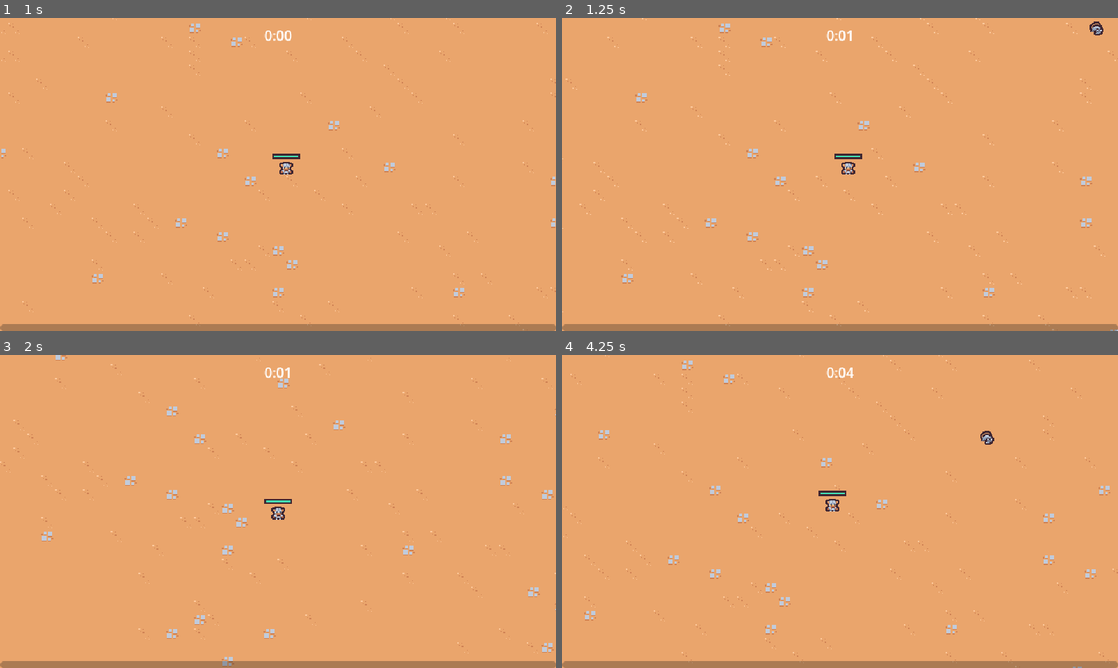
Above: before the commit, frames 1-4 (two rows, left to right).
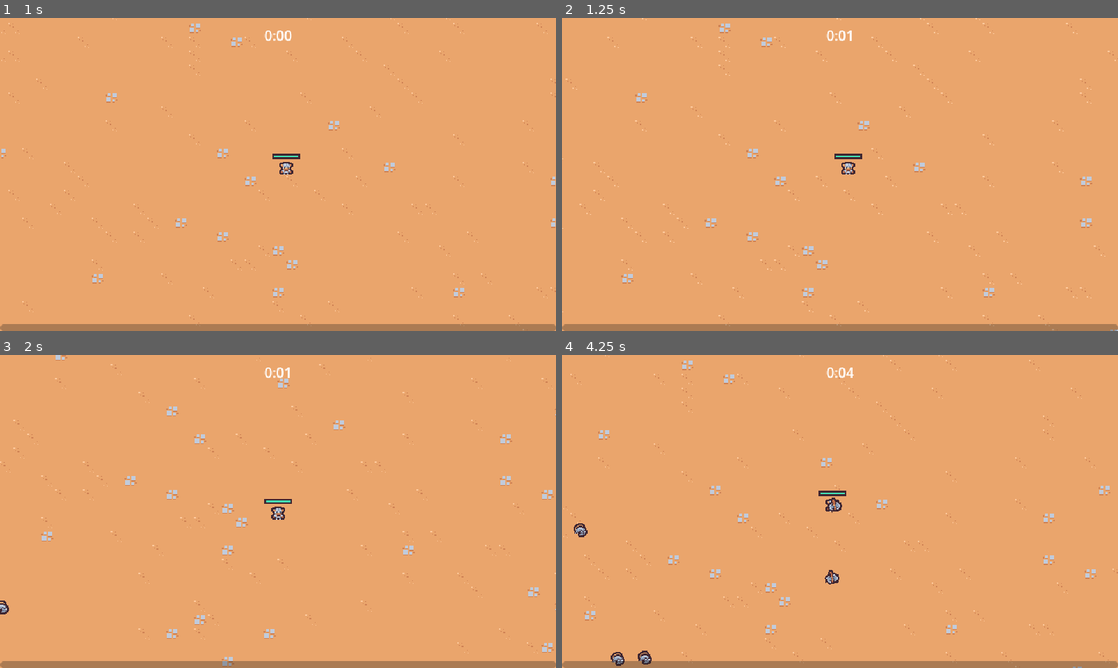
Above: after the commit, the same moments.

Repository: oronbz/2d-survivors
Game: Godot game, scene res://scenes/main/main.tscn
Same seed, same stepped clock (60 frames per second), same inputs: the game is played once before the commit and once after it.
Inputs (mouse positions are in pixels of both pictures, inside the frame that each line leads up to):
- Up to frame 1 (1 s): move the mouse to (400, 158) at 0.52 s; press the mouse at (400, 158) at 0.53 s; hold D (move_right) from 0.53 s (still down)
- Up to frame 2 (1.25 s): keep holding D (move_right)
- Up to frame 3 (2 s): move the mouse to (166, 527) at 1.27 s; release D (move_right) at 1.28 s; release the mouse at (166, 527) at 1.28 s; hold S (move_down) from 1.28 s (still down); click (166, 527) at 1.35 s
- Up to frame 4 (4.25 s): move the mouse to (895, 442) at 2.02 s; release S (move_down) at 2.03 s; press the mouse at (895, 442) at 2.03 s; hold D (move_right) 2.03-2.78 s; move the mouse to (812, 574) at 2.77 s; release the mouse at (812, 574) at 2.78 s; hold W (move_up) 2.78-3.53 s; click (812, 574) at 2.85 s; move the mouse to (1006, 558) at 3.52 s; press the mouse at (1006, 558) at 3.53 s; hold A (move_left) from 3.53 s (still down)

Frame 1 is identical in both runs. In frame 2, less than 0.1% of the frame differs, in the area x 94-98%, y 1-6%; in frame 3, less than 0.1%; in frame 4, 0.5%, in the area x 2-78%, y 24-100%.

Commit message:
Preventing invalid spawning

Diff:
--- /dev/null
+++ b/scenes/ability/axe_ability/axe_ability.gd
@@ -0,0 +1,30 @@
+extends Node2D
+
+const MAX_RADIUS = 100
+
+@onready var hitbox_component = $HitboxComponent as HitboxComponent
+
+var base_rotation = Vector2.RIGHT
+
+
+func _ready():
+	base_rotation = Vector2.RIGHT.rotated(randf_range(0, TAU))
+
+	var tween = create_tween()
+	tween.tween_method(tween_method, 0.0, 2.0, 3)
+	tween.tween_callback(queue_free)
+
+
+func tween_method(rotations: float):
+	var percent = rotations / 2
+	var current_radius = percent * MAX_RADIUS
+	var current_direction = base_rotation.rotated(rotations * TAU)
+
+	var root_position = Vector2.ZERO
+	var player = get_tree().get_first_node_in_group("player") as Node2D
+
+	if player == null: return
+
+	root_position = player.global_position
+
+	global_position = root_position + (current_direction * current_radius)
--- /dev/null
+++ b/scenes/ability/axe_ability/axe_ability.tscn
@@ -0,0 +1,62 @@
+[gd_scene load_steps=8 format=3 uid="uid://cv7uj0afx3acc"]
+
+[ext_resource type="Texture2D" uid="uid://bp6gfwnk714n7" path="res://scenes/ability/axe_ability/axe.png" id="1_esqkn"]
+[ext_resource type="Script" path="res://scenes/ability/axe_ability/axe_ability.gd" id="1_h5luq"]
+[ext_resource type="PackedScene" uid="uid://dsn3qk2mktg2r" path="res://scenes/component/hitbox_component.tscn" id="3_6rjx0"]
+
+[sub_resource type="Animation" id="Animation_3ij38"]
+resource_name = "default"
+length = 0.5
+loop_mode = 1
+tracks/0/type = "value"
+tracks/0/imported = false
+tracks/0/enabled = true
+tracks/0/path = NodePath("Sprite2D:rotation")
+tracks/0/interp = 1
+tracks/0/loop_wrap = true
+tracks/0/keys = {
+"times": PackedFloat32Array(0, 0.5),
+"transitions": PackedFloat32Array(1, 1),
+"update": 0,
+"values": [0.0, 6.28319]
+}
+
+[sub_resource type="Animation" id="Animation_xrt5e"]
+length = 0.001
+tracks/0/type = "value"
+tracks/0/imported = false
+tracks/0/enabled = true
+tracks/0/path = NodePath("Sprite2D:rotation")
+tracks/0/interp = 1
+tracks/0/loop_wrap = true
+tracks/0/keys = {
+"times": PackedFloat32Array(0),
+"transitions": PackedFloat32Array(1),
+"update": 0,
+"values": [0.0]
+}
+
+[sub_resource type="AnimationLibrary" id="AnimationLibrary_w1jq7"]
+_data = {
+"RESET": SubResource("Animation_xrt5e"),
+"default": SubResource("Animation_3ij38")
+}
+
+[sub_resource type="CircleShape2D" id="CircleShape2D_hhb81"]
+
+[node name="AxeAbility" type="Node2D"]
+script = ExtResource("1_h5luq")
+
+[node name="AnimationPlayer" type="AnimationPlayer" parent="."]
+autoplay = "default"
+libraries = {
+"": SubResource("AnimationLibrary_w1jq7")
+}
+
+[node name="Sprite2D" type="Sprite2D" parent="."]
+texture = ExtResource("1_esqkn")
+
+[node name="HitboxComponent" parent="." instance=ExtResource("3_6rjx0")]
+
+[node name="CollisionShape2D" type="CollisionShape2D" parent="HitboxComponent"]
+shape = SubResource("CircleShape2D_hhb81")
--- /dev/null
+++ b/scenes/ability/axe_ability_controller/axe_ability_controller.gd
@@ -0,0 +1,21 @@
+extends Node
+
+@export var axe_ability_scene: PackedScene
+
+var damage = 10
+
+
+func _ready():
+	$Timer.timeout.connect(on_timer_timeout)
+
+
+func on_timer_timeout():
+	var player = get_tree().get_first_node_in_group("player") as Node2D
+	if player == null: return
+
+	var foreground = get_tree().get_first_node_in_group("foreground_layer") as Node2D
+
+	var axe = axe_ability_scene.instantiate() as Node2D
+	foreground.add_child(axe)
+	axe.global_position = player.global_position
+	axe.hitbox_component.damage = damage
--- /dev/null
+++ b/scenes/ability/axe_ability_controller/axe_ability_controller.tscn
@@ -0,0 +1,12 @@
+[gd_scene load_steps=3 format=3 uid="uid://dg56osirt6qte"]
+
+[ext_resource type="Script" path="res://scenes/ability/axe_ability_controller/axe_ability_controller.gd" id="1_lljab"]
+[ext_resource type="PackedScene" uid="uid://cv7uj0afx3acc" path="res://scenes/ability/axe_ability/axe_ability.tscn" id="2_2qqyk"]
+
+[node name="AxeAbilityController" type="Node"]
+script = ExtResource("1_lljab")
+axe_ability_scene = ExtResource("2_2qqyk")
+
+[node name="Timer" type="Timer" parent="."]
+wait_time = 2.0
+autostart = true
--- a/scenes/game_object/player/player.tscn
+++ b/scenes/game_object/player/player.tscn
@@ -1,9 +1,10 @@
-[gd_scene load_steps=10 format=3 uid="uid://cjbw3i0k3iemc"]
+[gd_scene load_steps=11 format=3 uid="uid://cjbw3i0k3iemc"]
 
 [ext_resource type="Texture2D" uid="uid://ctfyxmk1q7pqe" path="res://scenes/game_object/player/player.png" id="1_2assi"]
 [ext_resource type="Script" path="res://scenes/game_object/player/player.gd" id="1_bx3nd"]
 [ext_resource type="PackedScene" uid="uid://cihs0miucebdv" path="res://scenes/component/health_component.tscn" id="2_q2v02"]
 [ext_resource type="PackedScene" uid="uid://bq2ow33emvau0" path="res://scenes/ability/sword_ability_controller/sword_ability_controller.tscn" id="2_q7gvx"]
+[ext_resource type="PackedScene" uid="uid://dg56osirt6qte" path="res://scenes/ability/axe_ability_controller/axe_ability_controller.tscn" id="4_jrofx"]
 
 [sub_resource type="StyleBoxFlat" id="StyleBoxFlat_g5wdq"]
 bg_color = Color(0.247059, 0.14902, 0.192157, 1)
@@ -35,6 +36,8 @@
 [node name="AbilityManager" type="Node" parent="."]
 
 [node name="SwordAbilityController" parent="AbilityManager" instance=ExtResource("2_q7gvx")]
+
+[node name="AxeAbilityController" parent="AbilityManager" instance=ExtResource("4_jrofx")]
 
 [node name="DamageIntervalTimer" type="Timer" parent="."]
 wait_time = 0.5
--- a/scenes/manager/enemy_manager.gd
+++ b/scenes/manager/enemy_manager.gd
@@ -16,21 +16,38 @@
 	arena_time_manager.arena_difficulty_increased.connect(on_arena_difficulty_increased)
 
 
+func get_spawn_position():
+	var player = get_tree().get_first_node_in_group("player") as Node2D
+	if player == null: return Vector2.ZERO
+
+	var spawn_position = Vector2.ZERO
+	var random_direction = Vector2.RIGHT.rotated(randf_range(0, TAU))
+
+	for i in 4:
+		spawn_position = player.global_position + (random_direction * SPAWN_RADIUS)
+
+		var ray = PhysicsRayQueryParameters2D.create(player.global_position, spawn_position, 1)
+		var intersection = get_tree().root.world_2d.direct_space_state.intersect_ray(ray)
+
+		if intersection.is_empty():
+			break
+		else:
+			random_direction = random_direction.rotated(deg_to_rad(90))
+
+	return spawn_position
+
+
 func on_timer_timeout():
 	var player = get_tree().get_first_node_in_group("player") as Node2D
 	if player == null: return
 
-	var random_direction = Vector2.RIGHT.rotated(randf_range(0, TAU))
-	var spawn_position = player.global_position + (random_direction * SPAWN_RADIUS)
-
 	var enemy = basic_enemy_scene.instantiate() as Node2D
 	var entities_layer = get_tree().get_first_node_in_group("entities_layer")
 	entities_layer.add_child(enemy)
-	enemy.global_position = spawn_position
+	enemy.global_position = get_spawn_position()
 
 
 func on_arena_difficulty_increased(difficulty: int):
 	var time_off = (.1 / 12) * difficulty # .1 second every minute
 	time_off = min(time_off, .7)
-	print(time_off)
 	timer.wait_time = base_spawn_time - time_off
Binary file added: scenes/ability/axe_ability/axe.png
Not shown, added: scenes/ability/axe_ability/axe.png.import
